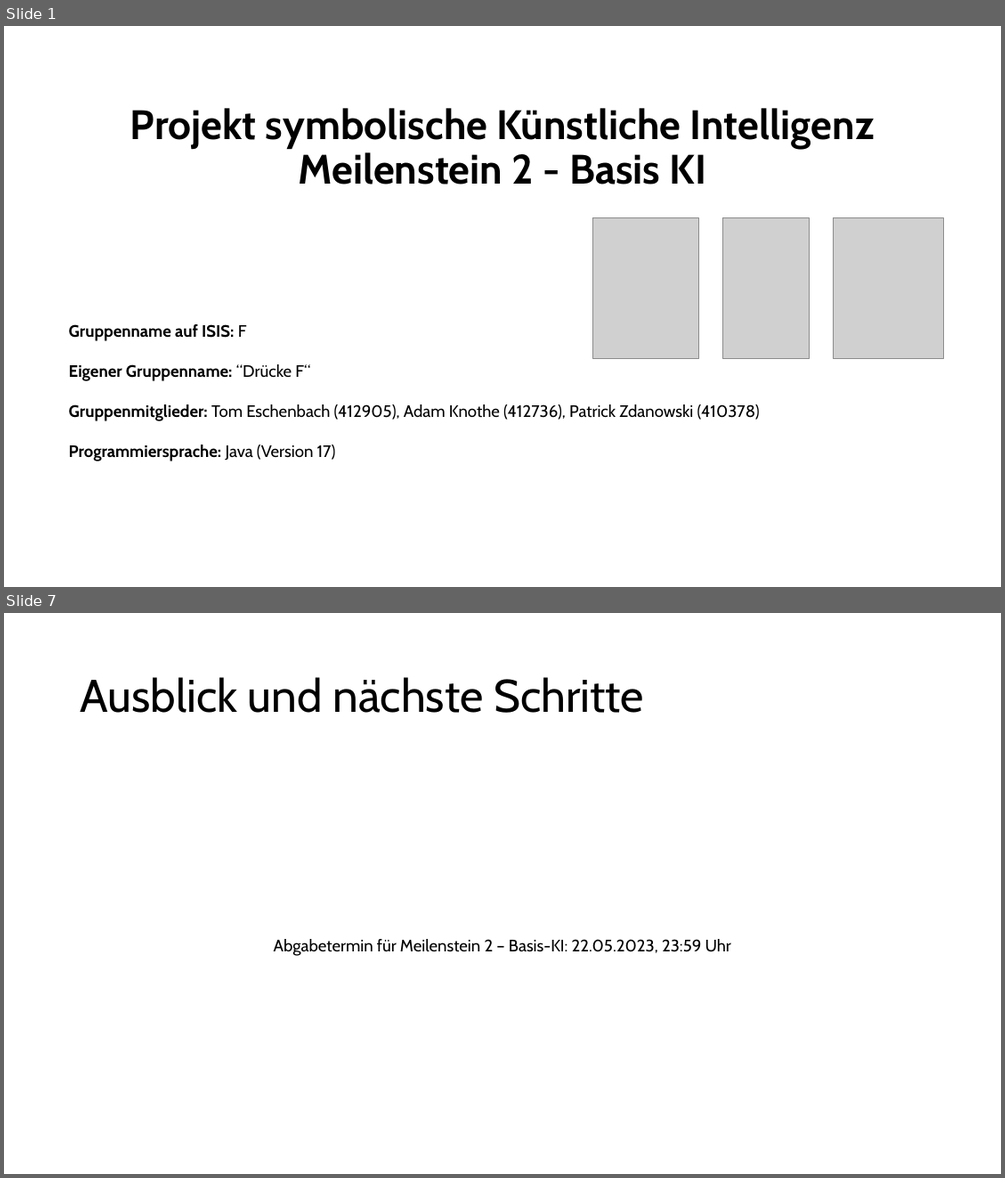
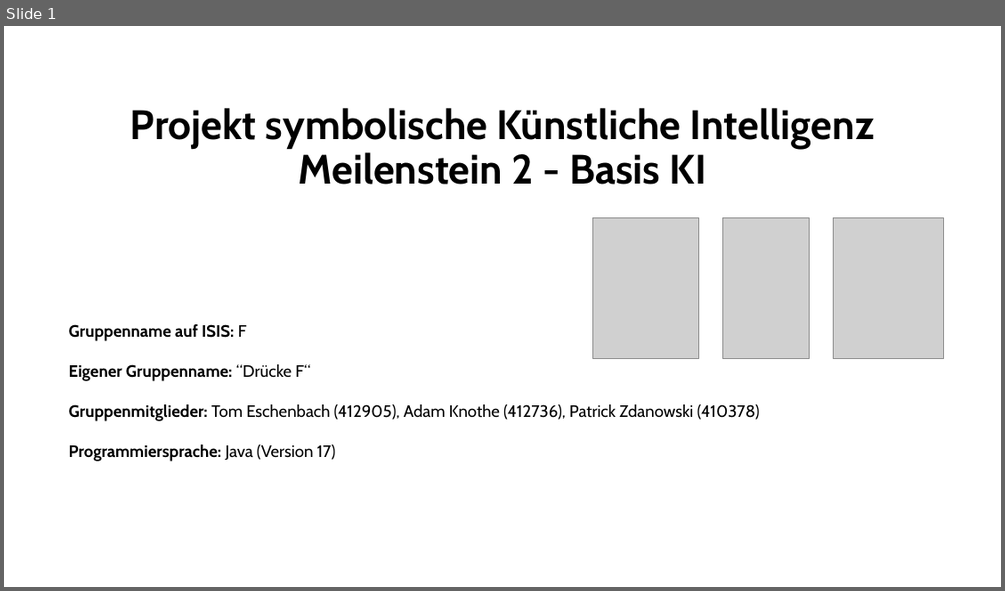
Before and after one commit to patrickzda/chess_engine, a slide deck: PJ_KI_MST2.pptx. Shown one above the other, each under a label of ours: slides 1 and 7 before the commit, slide 1 after it; the slides between them are not shown. The pictures are 1005x1178 and 1005x591 pixels, drawn with LibreOffice and Linux fonts; fonts in the diff are those of the drawing; grey boxes stand for pictures. Boxes give left, top, right and bottom in pixels: in the first picture for what was removed or moved away, otherwise in the second. Text is boxed around its words. In the diff, an @@ line names an element or a change of style, - is before the commit and + after.

```diff
--- a/PJ_KI_MST2.pptx
+++ b/PJ_KI_MST2.pptx
@@ slide 7 removed at box(4, 613, 1001, 1174), background #FFFFFF @@
@@ title removed at box(80, 677, 644, 713) @@
-Ausblick und nächste Schritte
@@ text removed at box(274, 939, 731, 956) @@
-Abgabetermin für Meilenstein 2 – Basis-KI: 22.05.2023, 23:59 Uhr
```
Also in this commit, not shown: 5 slides changed, 1 slide added, 2 other files.
